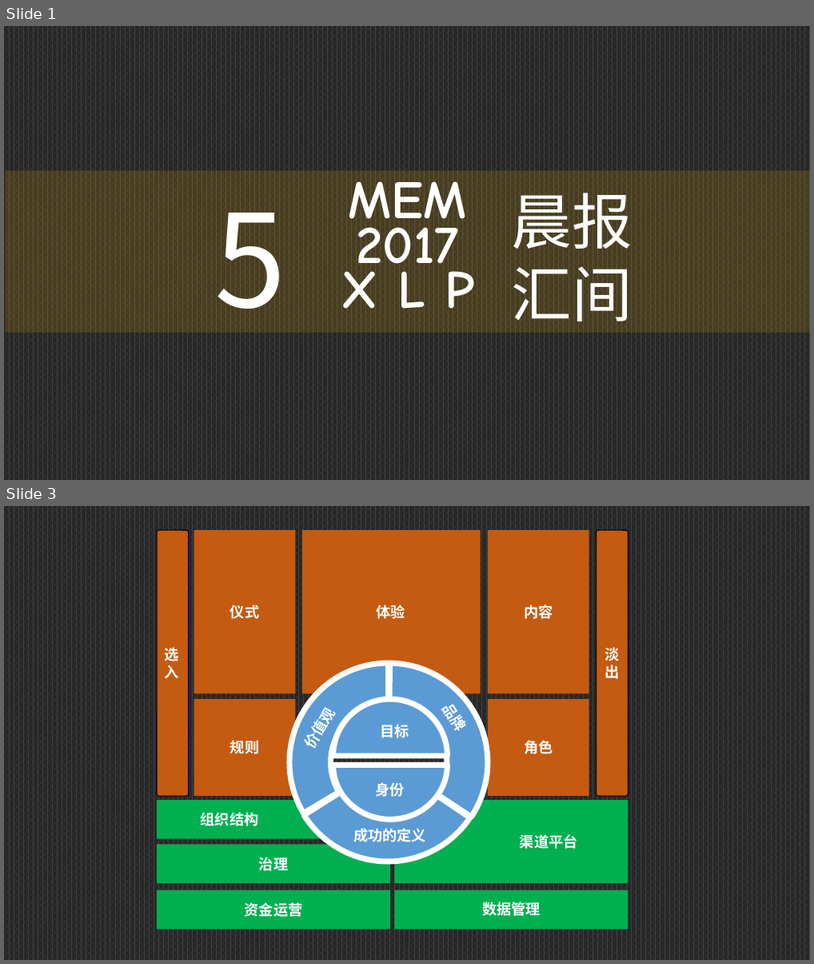
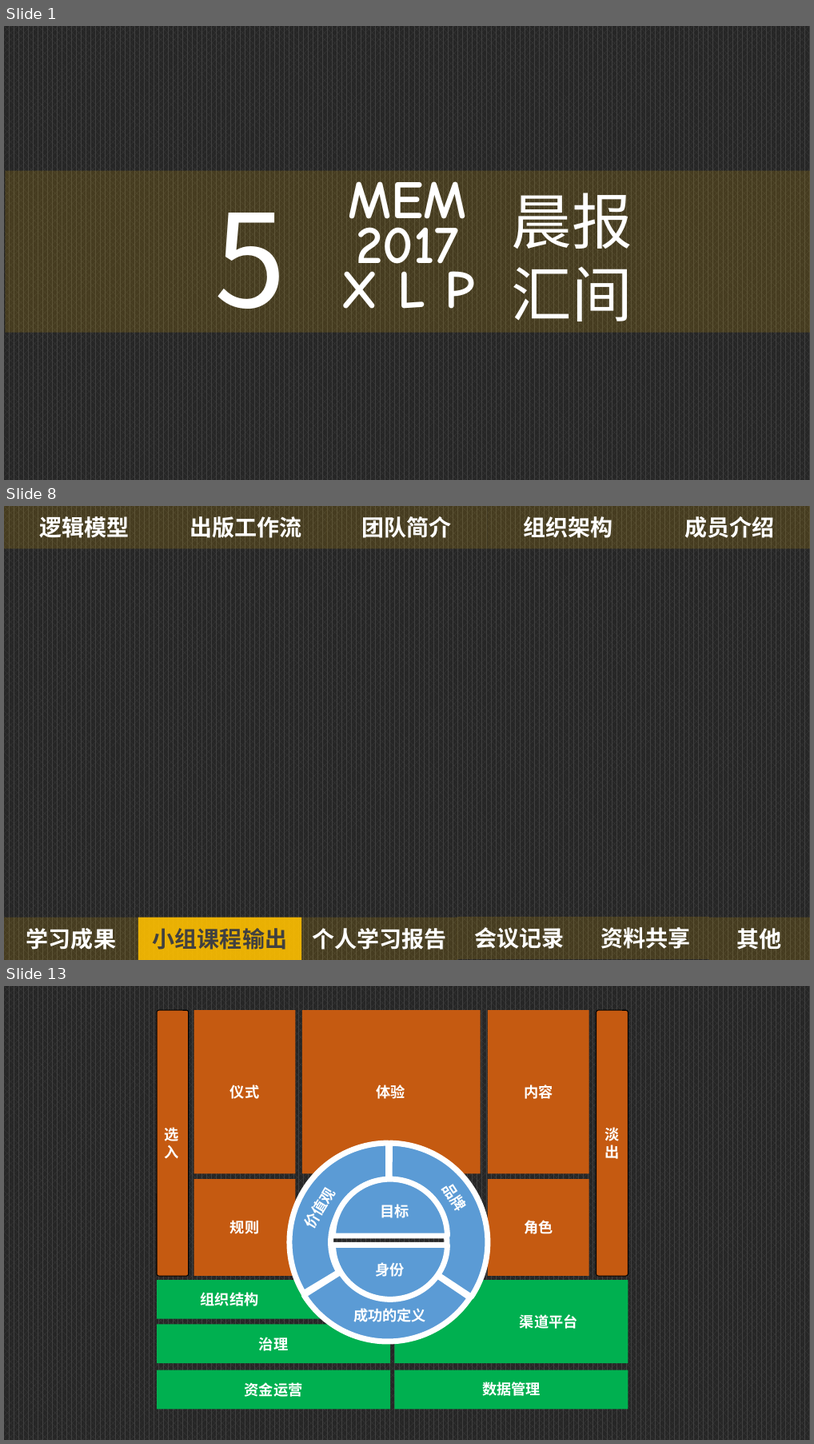
Before and after one commit to Tisingdeng/2017-TSINGHUA-MEM-Group5, a slide deck: 15日晨会汇报.pptx. Shown one above the other, each under a label of ours: slides 1 and 3 before the commit, slides 1, 8 and 13 after it; the slides between them are not shown. The pictures are 814x964 and 814x1444 pixels, drawn with LibreOffice and Linux fonts; fonts in the diff are those of the drawing. Boxes give left, top, right and bottom in pixels: in the first picture for what was removed or moved away, otherwise in the second. Text is boxed around its words. In the diff, an @@ line names an element or a change of style, - is before the commit and + after.

```diff
--- a/15日晨会汇报.pptx
+++ b/15日晨会汇报.pptx
@@ slide 8 added at (4, 506, 810, 960), background pattern #404040 on #262626 @@
@@ rectangle added at (4, 506, 166, 548), fill #FFC000 at 15% opacity, 20 pt, text #FFFFFF, bold @@
+逻辑模型
@@ rectangle added at (166, 506, 326, 548), fill #FFC000 at 15% opacity, 20 pt, text #FFFFFF, bold @@
+出版工作流
@@ rectangle added at (326, 506, 488, 548), fill #FFC000 at 15% opacity, 20 pt, text #FFFFFF, bold @@
+团队简介
@@ rectangle added at (488, 506, 649, 548), fill #FFC000 at 15% opacity, 20 pt, text #FFFFFF, bold @@
+组织架构
@@ rectangle added at (649, 506, 810, 548), fill #FFC000 at 15% opacity, 20 pt, text #FFFFFF, bold @@
+成员介绍
@@ rectangle added at (4, 917, 138, 960), fill #FFC000 at 15% opacity, 20 pt, text #FFFFFF, bold @@
+学习成果
@@ rectangle added at (138, 917, 302, 960), fill #FFC000 at 90% opacity, 20 pt, text #404040, bold @@
+小组课程输出
@@ rectangle added at (302, 917, 457, 960), fill #FFC000 at 15% opacity, 20 pt, text #FFFFFF, bold @@
+个人学习报告
@@ rectangle added at (457, 916, 582, 959), fill #FFC000 at 15% opacity, 20 pt, text #FFFFFF, bold @@
+会议记录
@@ rectangle added at (582, 916, 710, 959), fill #FFC000 at 15% opacity, 20 pt, text #FFFFFF, bold @@
+资料共享
@@ rectangle added at (710, 917, 810, 960), fill #FFC000 at 15% opacity, 20 pt, text #FFFFFF, bold @@
+其他
@@ what was slide 3 is now slide 13 @@
```
Also in this commit, not shown: 1 slide changed, 9 other slides added, 8 slides removed.
